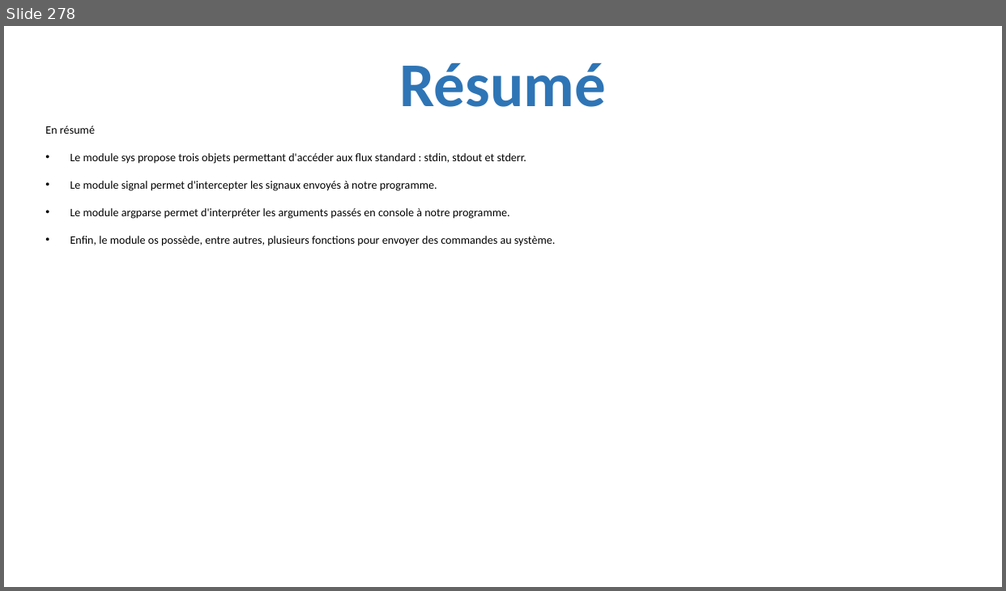
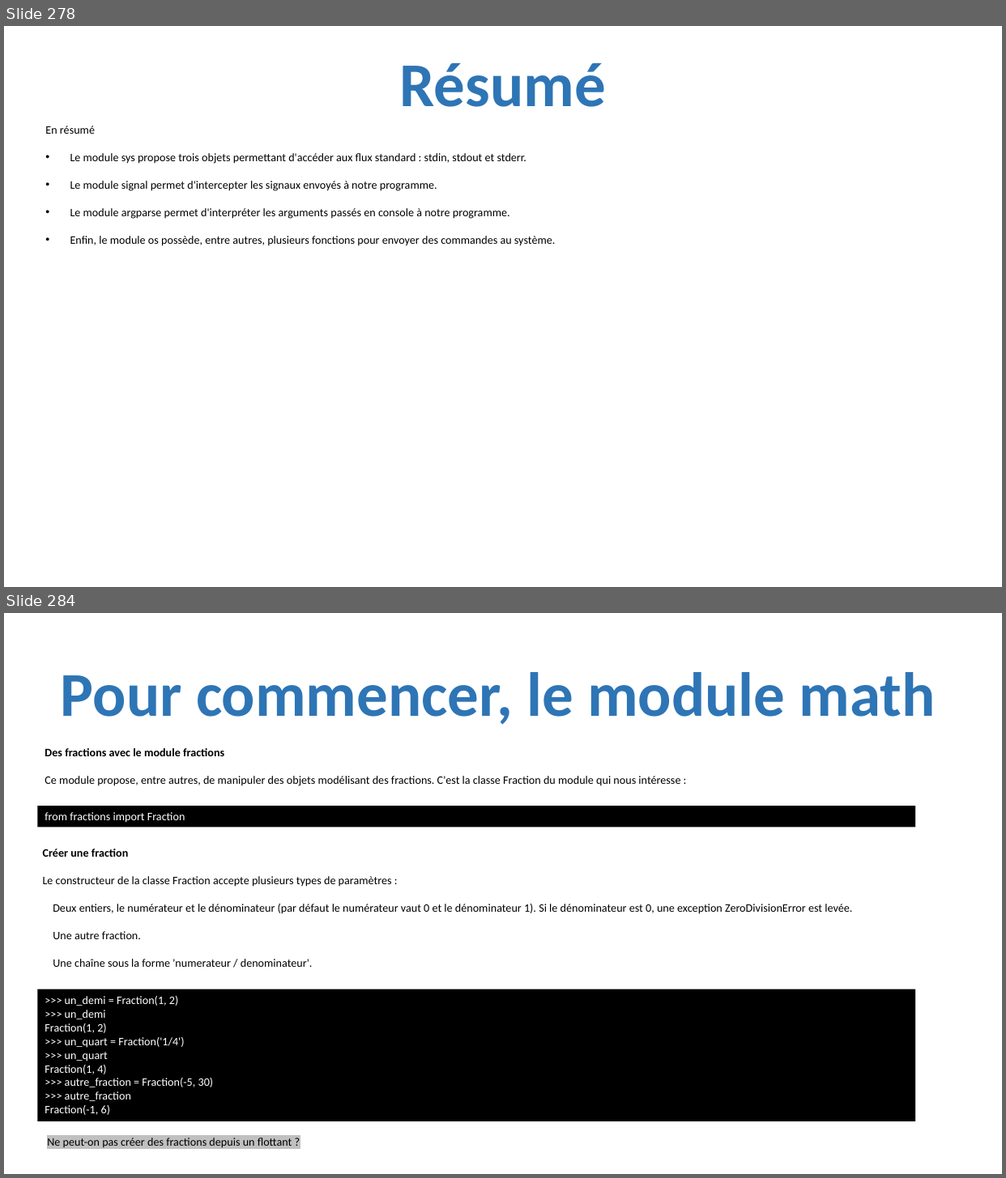
Before and after one commit to julienPalleau/PythonDoc, a slide deck: Python-resume.pptx. Shown one above the other, each under a label of ours: slide 278 before the commit, slides 278 and 284 after it; the slides between them are not shown. The pictures are 1006x591 and 1006x1178 pixels, drawn with LibreOffice and Linux fonts; fonts in the diff are those of the drawing. Boxes give left, top, right and bottom in pixels: in the first picture for what was removed or moved away, otherwise in the second. Text is boxed around its words. In the diff, an @@ line names an element or a change of style, - is before the commit and + after.

```diff
--- a/Python-resume.pptx
+++ b/Python-resume.pptx
@@ slide 284 added at bbox=[4, 613, 1002, 1174], background #FFFFFF @@
@@ title added at bbox=[61, 672, 936, 725], 60 pt, text #2E75B6, bold @@
+Pour commencer, le module math
@@ text added at bbox=[44, 748, 680, 786], 11 pt, text #000000 @@
+Des fractions avec le module fractions
+Ce module propose, entre autres, de manipuler des objets modélisant des fractions. C'est la classe Fraction du module qui nous intéresse :
@@ rectangle added at bbox=[38, 806, 916, 828], fill #000000, 11 pt, text #FFFFFF @@
+from fractions import Fraction
@@ text added at bbox=[43, 849, 852, 967], 11 pt, text #000000 @@
+Créer une fraction
+Le constructeur de la classe Fraction accepte plusieurs types de paramètres :
+Deux entiers, le numérateur et le dénominateur (par défaut le numérateur vaut 0 et le dénominateur 1). Si le dénominateur est 0, une exception ZeroDivisionError est levée.
+Une autre fraction.
+Une chaîne sous la forme 'numerateur / denominateur'.
@@ rectangle added at bbox=[38, 990, 916, 1122], fill #000000, 11 pt, text #FFFFFF @@
+>>> un_demi = Fraction(1, 2)
+>>> un_demi
+Fraction(1, 2)
+>>> un_quart = Fraction('1/4')
+>>> un_quart
+Fraction(1, 4)
+>>> autre_fraction = Fraction(-5, 30)
+>>> autre_fraction
+Fraction(-1, 6)
@@ text added at bbox=[47, 1138, 292, 1148], 11 pt, text #000000 @@
+Ne peut-on pas créer des fractions depuis un flottant ?
```
Also in this commit, not shown: 20 other slides added.
